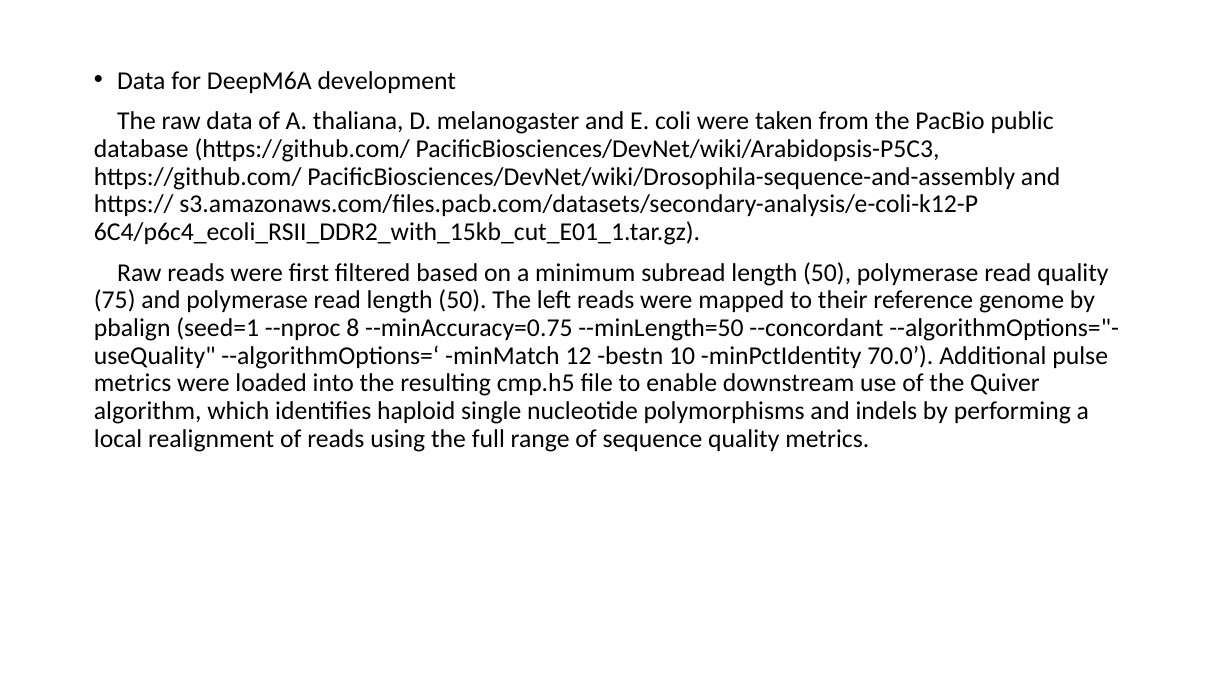
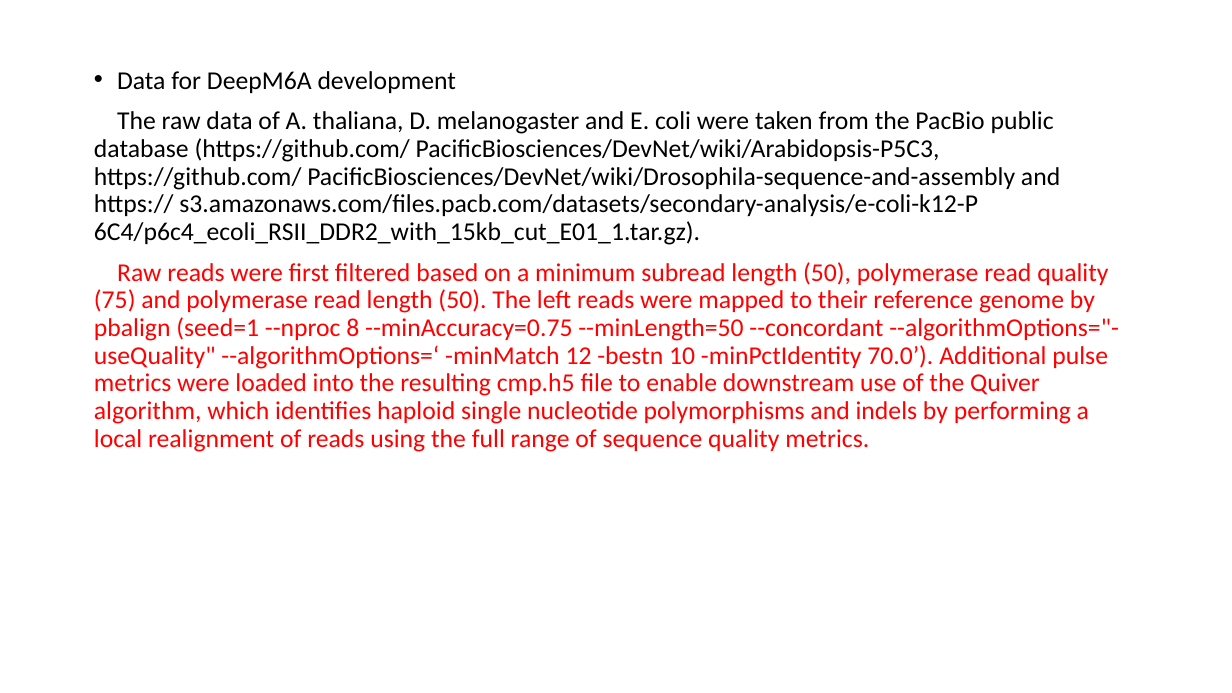
Before and after one commit to YanChengHuang/paper_implement, a slide deck: slide 4 of DeepM6A/presentation/DeepM6A_meth.pptx. Drawn at 1232x693 pixels with LibreOffice and Linux fonts; fonts in the diff are those of the drawing. Boxes give left, top, right and bottom in pixels: in the first picture for what was removed or moved away, otherwise in the second. Text is boxed around its words. In the diff, an @@ line names an element or a change of style, - is before the commit and + after.

```diff
--- a/DeepM6A/presentation/DeepM6A_meth.pptx
+++ b/DeepM6A/presentation/DeepM6A_meth.pptx
@@ text at (94,262,1119,452): text colour #000000 to #FF0000 in "Raw reads were first filtered based on ..." @@
```
Also in this commit, not shown: 7 other slides changed, 2 slides added, 2 other files.
